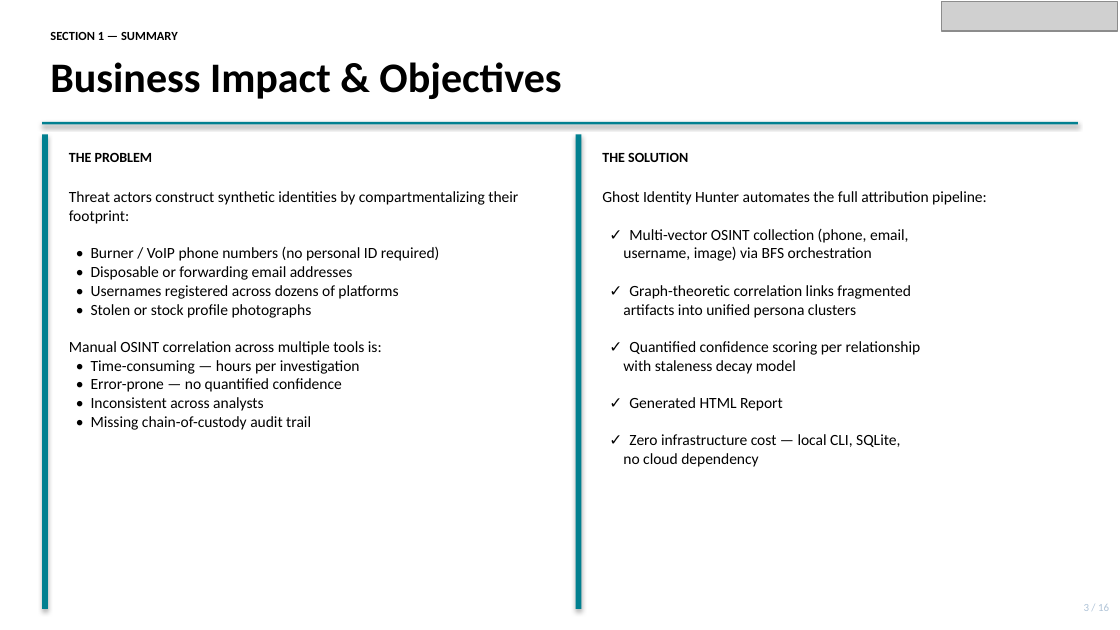
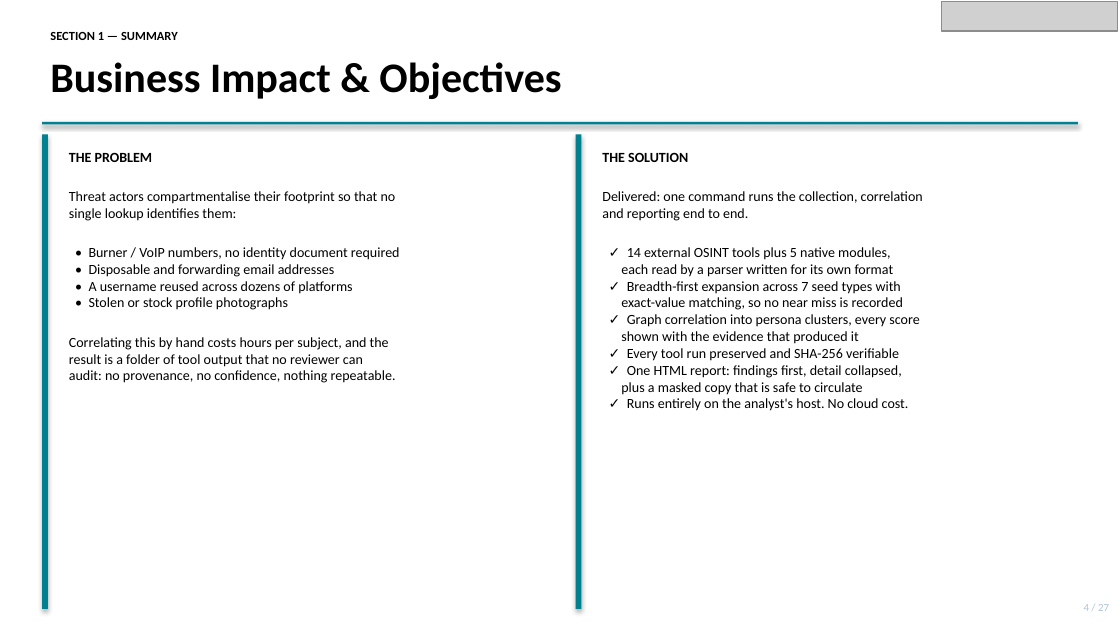
Before and after one commit to dhayarajas/gih, a slide deck: slide 4 of docs/Capstone.pptx. Drawn at 1120x630 pixels with LibreOffice and Linux fonts; fonts in the diff are those of the drawing; grey boxes stand for pictures. Boxes give left, top, right and bottom in pixels: in the first picture for what was removed or moved away, otherwise in the second. Text is boxed around its words. In the diff, an @@ line names an element or a change of style, - is before the commit and + after.

```diff
--- a/docs/Capstone.pptx
+++ b/docs/Capstone.pptx
@@ text at bbox=[69, 191, 400, 294]: text changed; size 10 to 9 pt @@
-Threat actors construct synthetic identities by compartmentalizing their footprint:
-• Burner / VoIP phone numbers (no personal ID required)
-• Disposable or forwarding email addresses
-• Usernames registered across dozens of platforms
+Threat actors compartmentalise their footprint so that no
+single lookup identifies them:
+• Burner / VoIP numbers, no identity document required
+• Disposable and forwarding email addresses
+• A username reused across dozens of platforms
@@ text at bbox=[602, 191, 923, 411]: text changed; size 10 to 9 pt @@
-Ghost Identity Hunter automates the full attribution pipeline:
-✓ Multi-vector OSINT collection (phone, email,
-username, image) via BFS orchestration
-✓ Graph-theoretic correlation links fragmented
-artifacts into unified persona clusters
-✓ Quantified confidence scoring per relationship
-with staleness decay model
-✓ Generated HTML Report
-✓ Zero infrastructure cost — local CLI, SQLite,
-no cloud dependency
+Delivered: one command runs the collection, correlation
+and reporting end to end.
+✓ 14 external OSINT tools plus 5 native modules,
+each read by a parser written for its own format
+✓ Breadth-first expansion across 7 seed types with
+exact-value matching, so no near miss is recorded
+✓ Graph correlation into persona clusters, every score
+shown with the evidence that produced it
+✓ Every tool run preserved and SHA-256 verifiable
+✓ One HTML report: findings first, detail collapsed,
+plus a masked copy that is safe to circulate
+✓ Runs entirely on the analyst's host. No cloud cost.
@@ text at bbox=[89, 297, 288, 310]: size 10 to 9 pt in "• Stolen or stock profile photographs" @@
@@ text at bbox=[69, 337, 396, 383]: text changed; size 10 to 9 pt @@
-Manual OSINT correlation across multiple tools is:
-• Time-consuming — hours per investigation
-• Error-prone — no quantified confidence
-• Inconsistent across analysts
-• Missing chain-of-custody audit trail
+Correlating this by hand costs hours per subject, and the
+result is a folder of tool output that no reviewer can
+audit: no provenance, no confidence, nothing repeatable.
@@ text at bbox=[1084, 604, 1109, 611]: text changed @@
-3 / 16
+4 / 27
```
Also in this commit, not shown: 19 other slides changed, 7 slides added, 1 other file.
